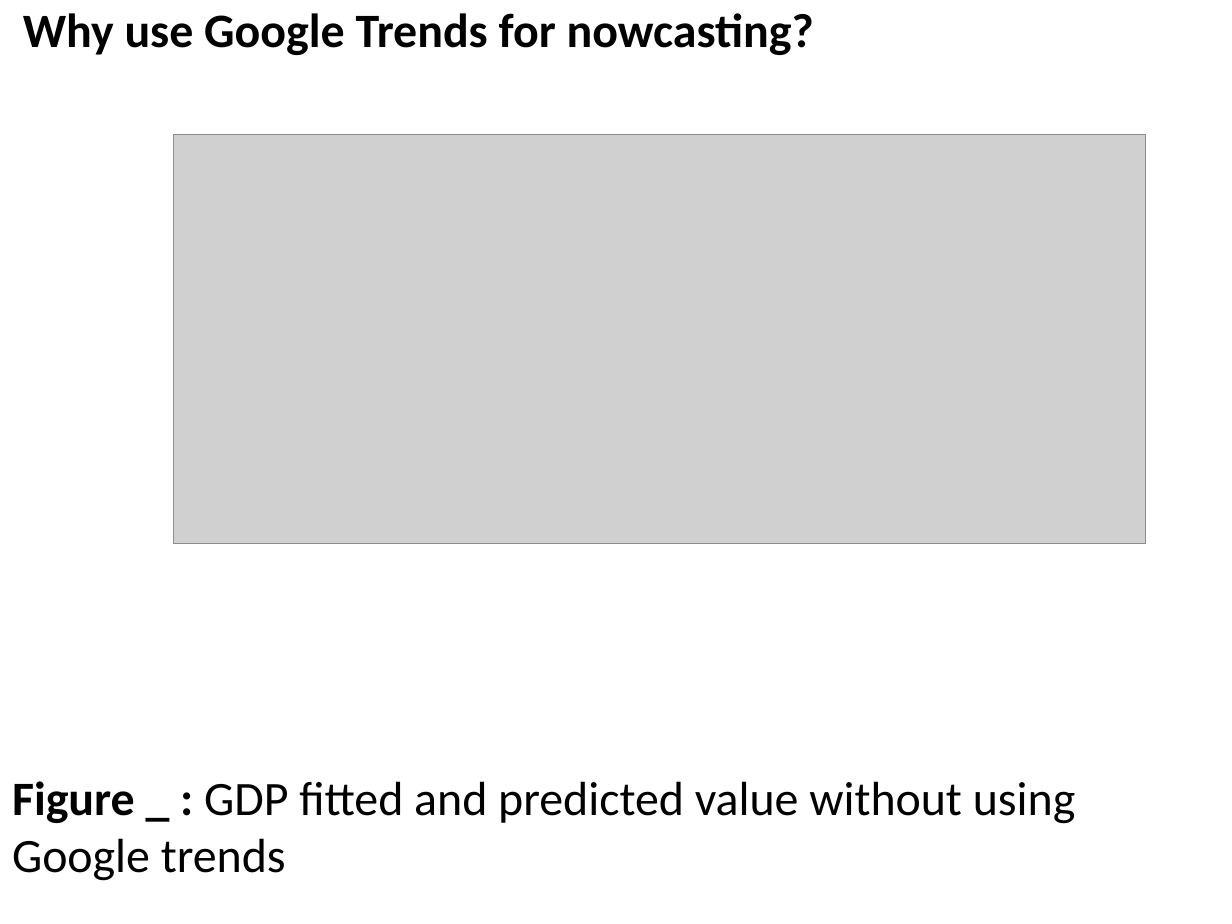
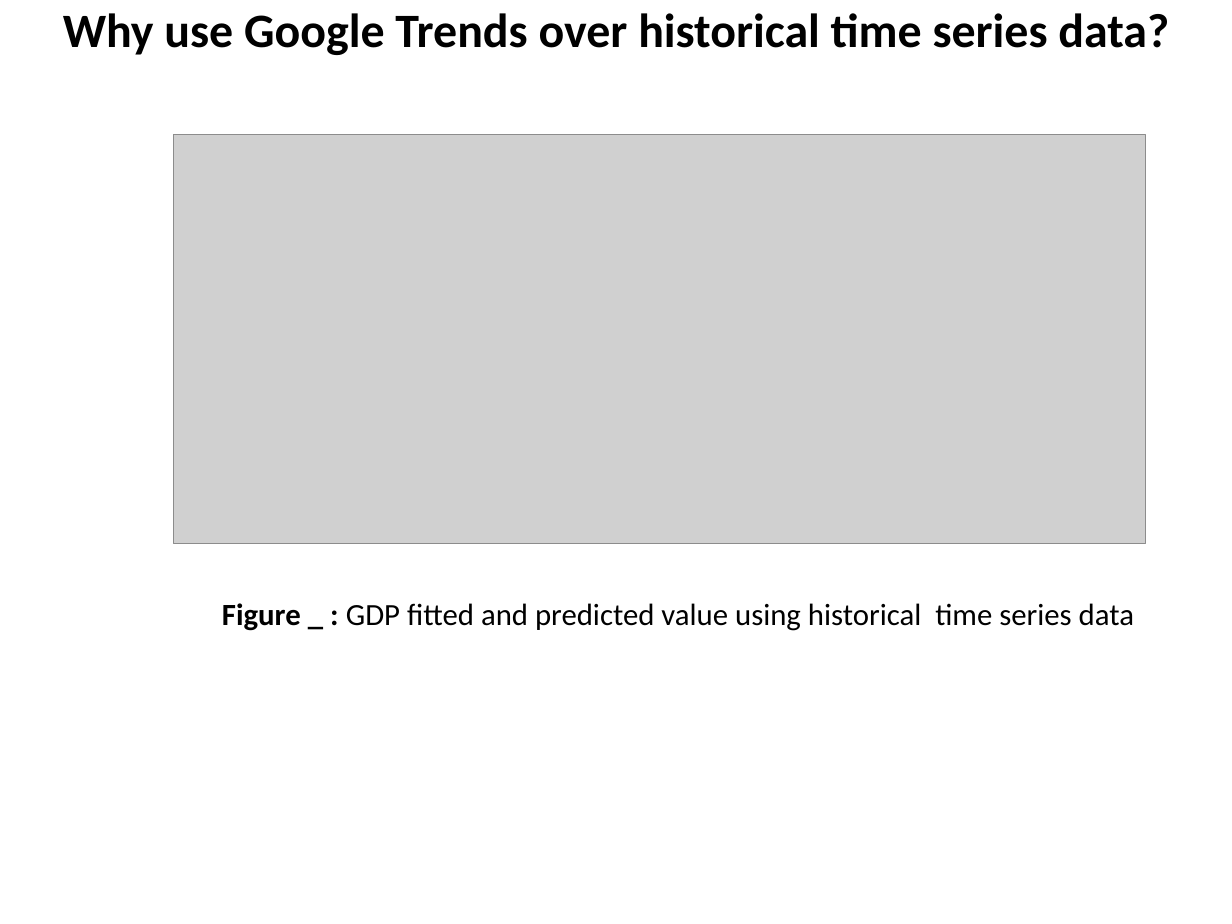
Before and after one commit to ubco-mds-2021-labs/capstone-project-googletrends_capstone, a slide deck: slide 13 of admin/weekly-updates/week8/sample final ppt.pptx (slide 16 before the commit). Drawn at 1232x924 pixels with LibreOffice and Linux fonts; fonts in the diff are those of the drawing; grey boxes stand for pictures. Boxes give left, top, right and bottom in pixels: in the first picture for what was removed or moved away, otherwise in the second. Text is boxed around its words. In the diff, an @@ line names an element or a change of style, - is before the commit and + after.

```diff
--- a/admin/weekly-updates/week8/sample final ppt.pptx
+++ b/admin/weekly-updates/week8/sample final ppt.pptx
@@ text at (63, 13, 1169, 631): text changed; size 28 to 18 pt; bold on @@
-Why use Google Trends for nowcasting?
-Figure _ : GDP fitted and predicted value without using Google trends
+Why use Google Trends over historical time series data?
+Figure _ : GDP fitted and predicted value using historical time series data
```
Also in this commit, not shown: 3 other slides changed, 7 slides added, 6 slides removed, 1 other file.
